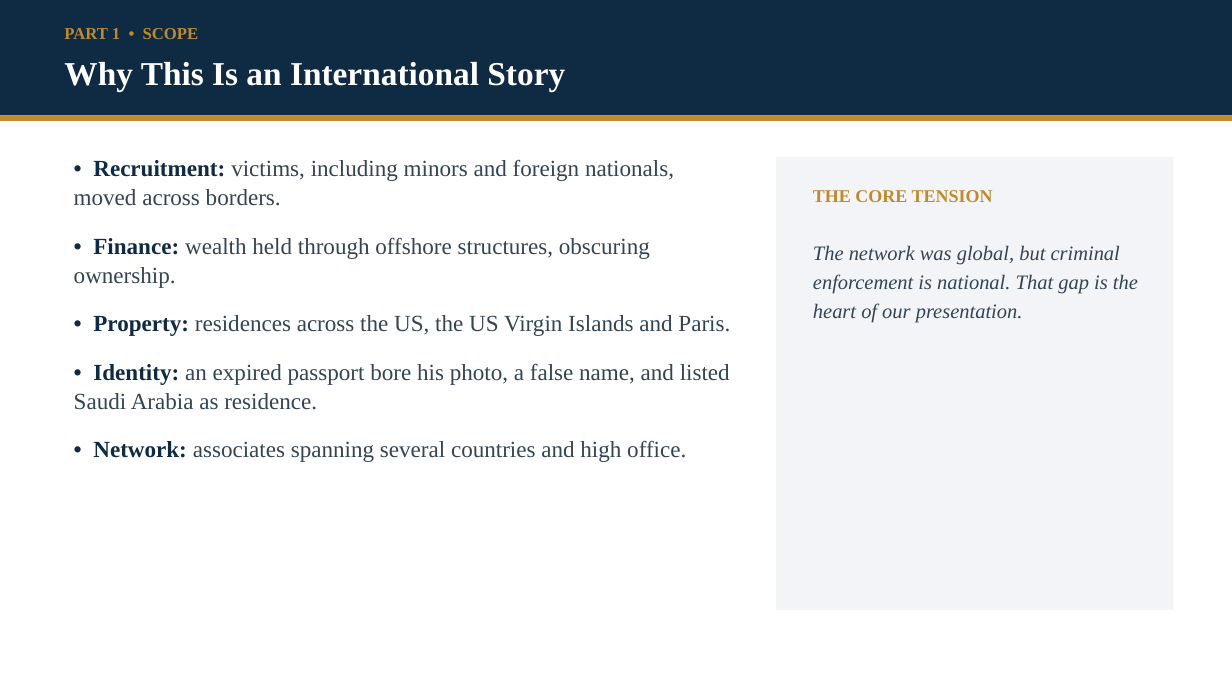
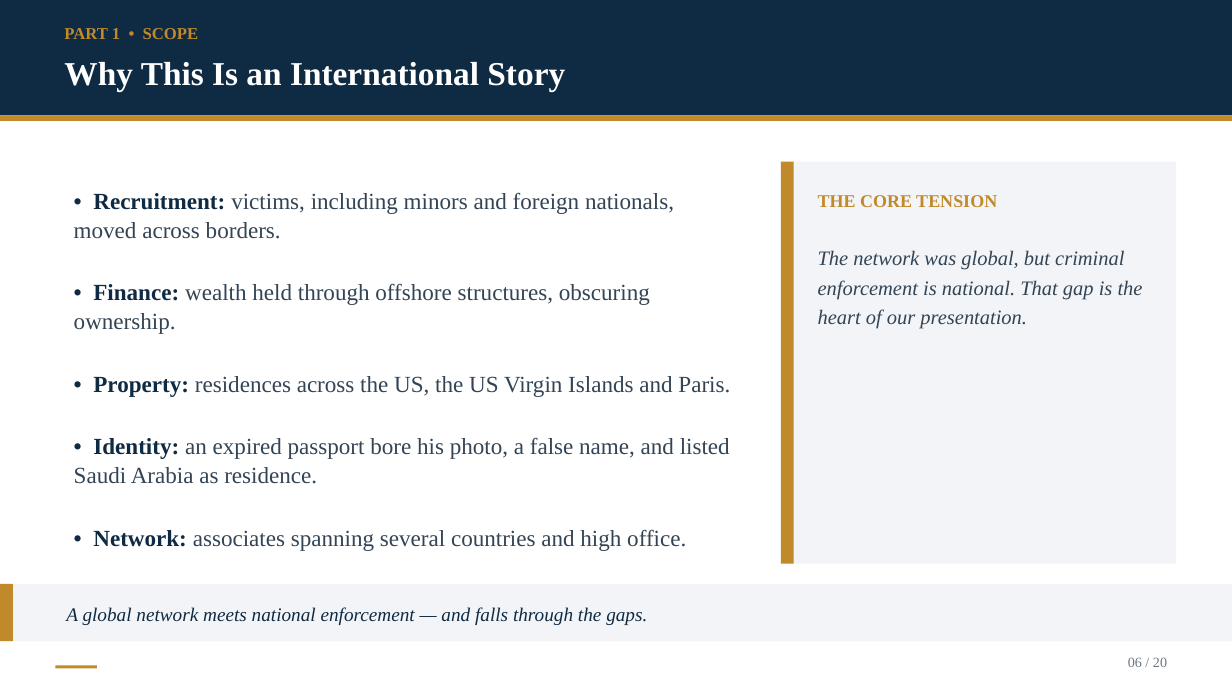
Before and after one commit to Kokidesu/Koki, a slide deck: slide 6 of Epstein_Transnational_Justice.pptx. Drawn at 1232x693 pixels with LibreOffice and Linux fonts; fonts in the diff are those of the drawing. Boxes give left, top, right and bottom in pixels: in the first picture for what was removed or moved away, otherwise in the second. Text is boxed around its words. In the diff, an @@ line names an element or a change of style, - is before the commit and + after.

```diff
--- a/Epstein_Transnational_Justice.pptx
+++ b/Epstein_Transnational_Justice.pptx
@@ rectangle resized from (x1=776, y1=157, x2=1174, y2=610) to (x1=781, y1=162, x2=1177, y2=564) @@
@@ rectangle added at (x1=781, y1=162, x2=794, y2=564), fill #C08A2B @@
@@ text "• Recruitment: victims, including minors ..." moved from (x1=74, y1=159, x2=730, y2=462) to (x1=74, y1=192, x2=730, y2=551) @@
@@ text "• Recruitment: victims, including minors ..." at (x1=74, y1=192, x2=730, y2=551): more space between paragraphs @@
@@ text "THE CORE TENSION" moved from (x1=813, y1=190, x2=993, y2=202) to (x1=818, y1=195, x2=997, y2=207) @@
@@ text "The network was global, but ..." at (x1=818, y1=250, x2=1143, y2=329): line spacing 1.18 to 1.2 @@
@@ rectangle added at (x1=0, y1=584, x2=1232, y2=641), fill #F2F4F7 @@
@@ rectangle added at (x1=0, y1=584, x2=13, y2=641), fill #C08A2B @@
@@ text added at (x1=66, y1=607, x2=647, y2=625), 15 pt, text #0F2A43, italic @@
+A global network meets national enforcement — and falls through the gaps.
@@ text added at (x1=1128, y1=657, x2=1167, y2=667), 11 pt, text #6B7682 @@
+06 / 20
@@ rectangle added at (x1=55, y1=665, x2=97, y2=669), fill #C08A2B @@
```
Also in this commit, not shown: 19 other slides changed, 22 other files.
